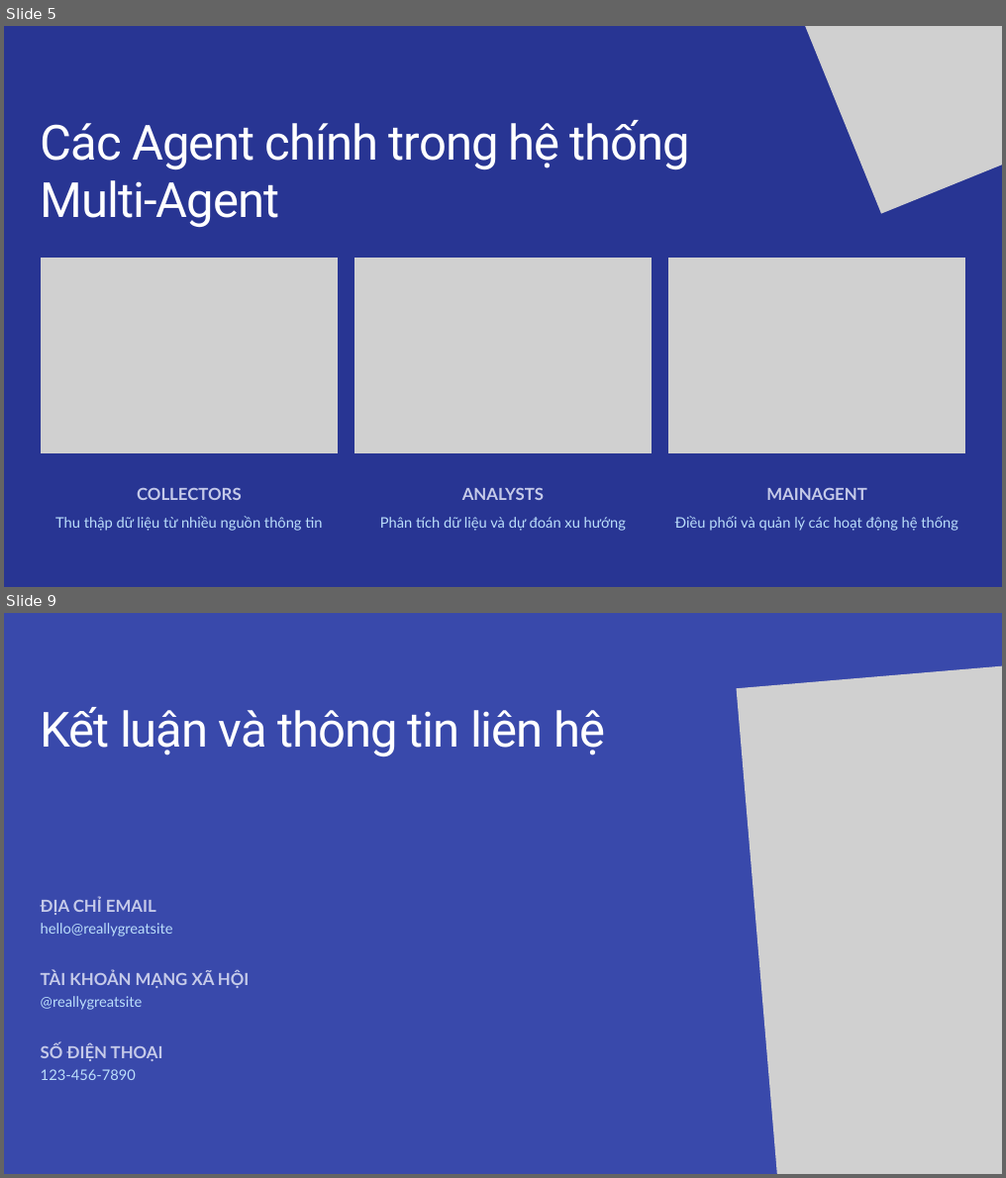
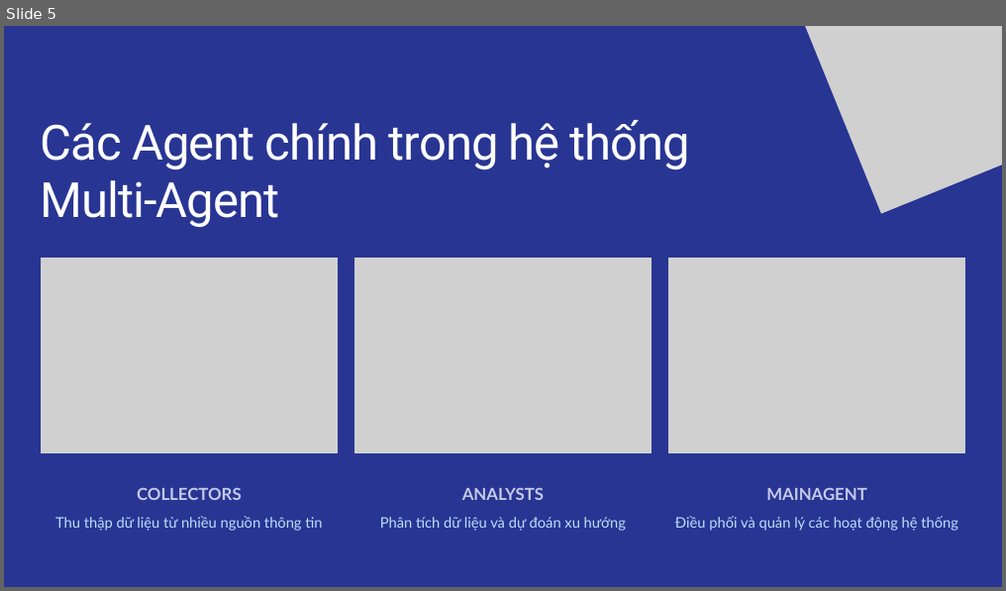
Before and after one commit to nminduo2k5/PTTKPM25-26_N05_Nhom-11-, a slide deck: Documents/Slide/Bài thuyết trình - Hệ thống Multi-Agent Viet Nam Stock.pptx. Shown one above the other, each under a label of ours: slides 5 and 9 before the commit, slide 5 after it; the slides between them are not shown. The pictures are 1006x1178 and 1006x591 pixels, drawn with LibreOffice and Linux fonts; fonts in the diff are those of the drawing; grey boxes stand for pictures; background and template pictures are left out. Boxes give left, top, right and bottom in pixels: in the first picture for what was removed or moved away, otherwise in the second. Text is boxed around its words. In the diff, an @@ line names an element or a change of style, - is before the commit and + after.

```diff
--- a/Documents/Slide/Bài thuyết trình - Hệ thống Multi-Agent Viet Nam Stock.pptx
+++ b/Documents/Slide/Bài thuyết trình - Hệ thống Multi-Agent Viet Nam Stock.pptx
@@ slide 9 removed at <box>4,613,1002,1174</box>, background picture (left out) @@
@@ picture removed at <box>736,635,1002,1174</box> @@
@@ text removed at <box>41,707,605,757</box> @@
-Kết luận và thông tin liên hệ
@@ group removed at <box>41,898,249,1080</box>: 6 texts @@
-ĐỊA CHỈ EMAIL
-hello@reallygreatsite
-TÀI KHOẢN MẠNG XÃ HỘI
-@reallygreatsite
-SỐ ĐIỆN THOẠI
-123-456-7890
```
Also in this commit, not shown: 4 slides changed, 2 slides added.
